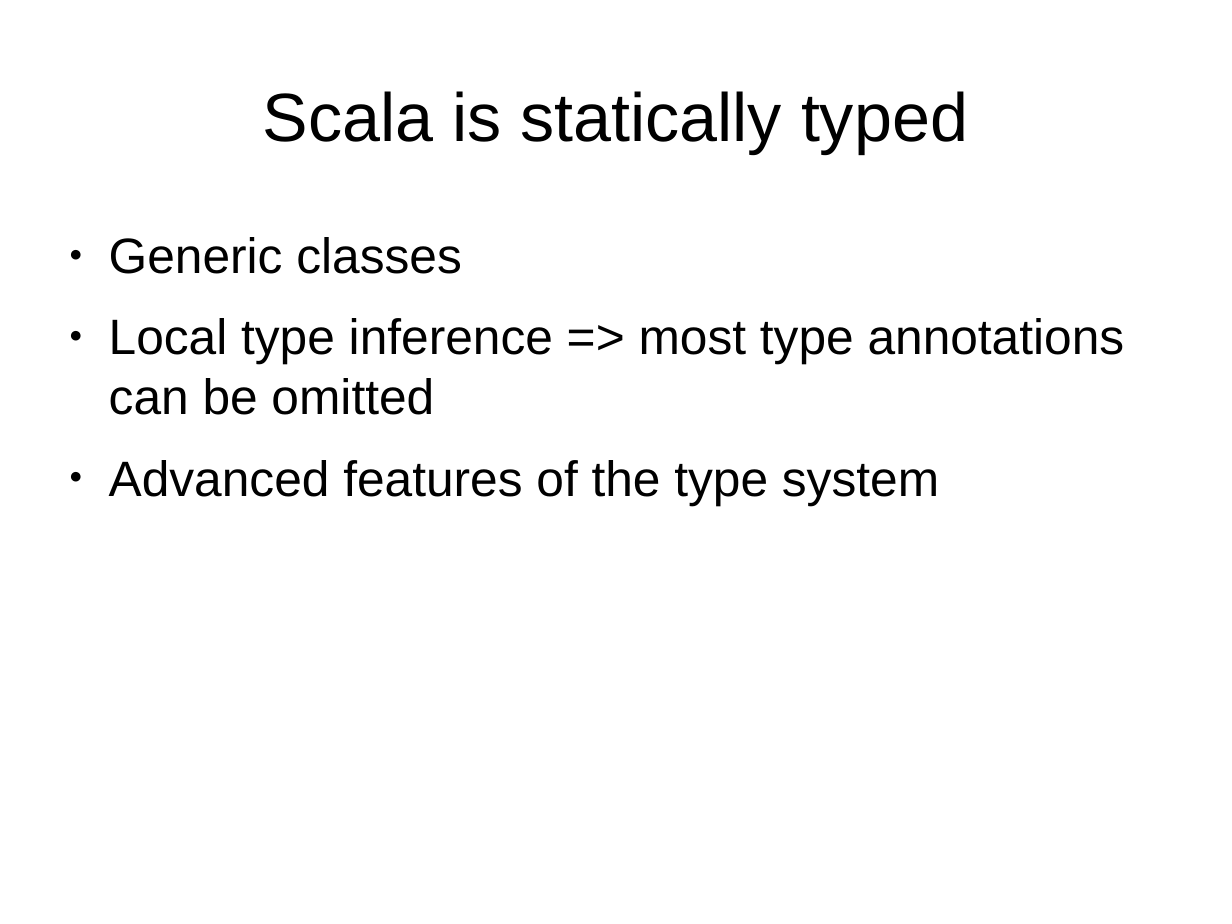
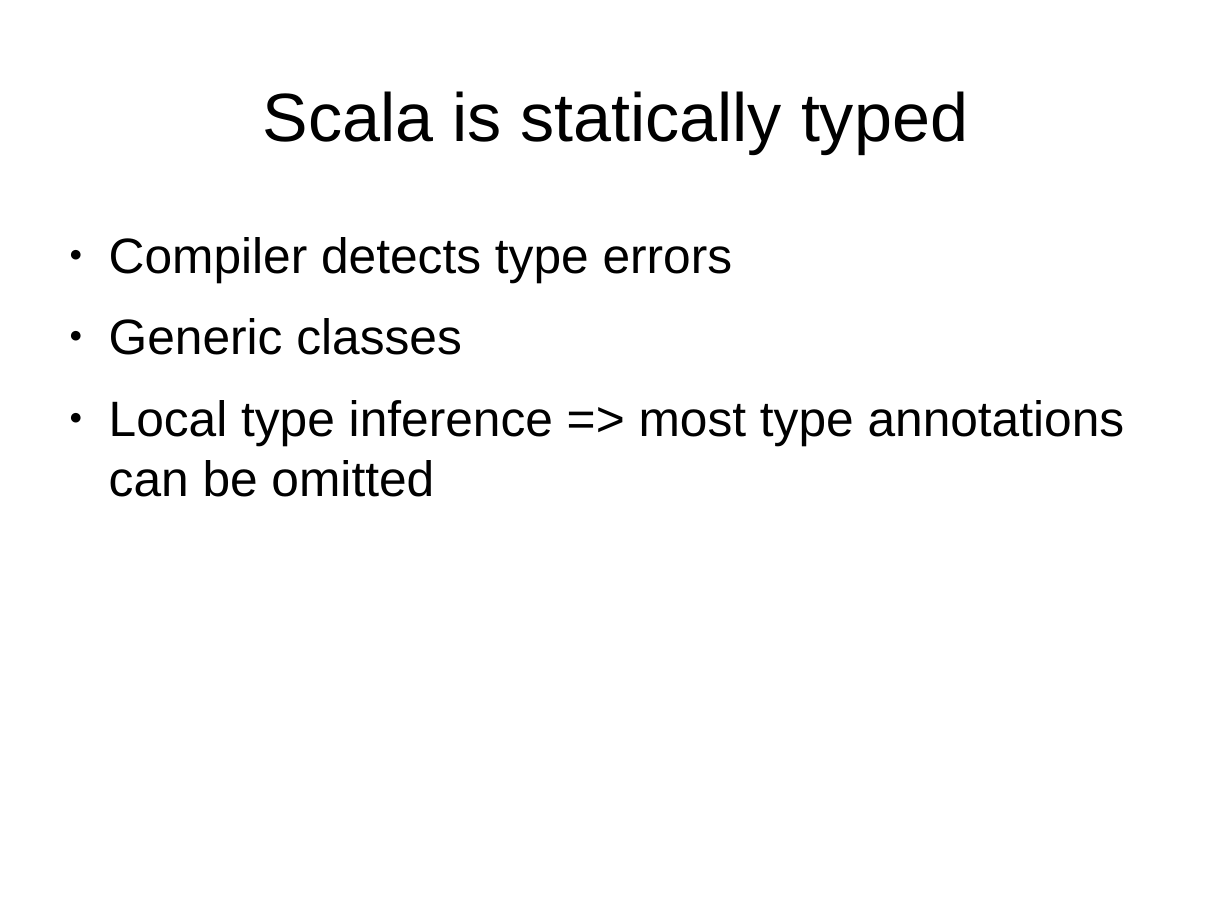
Before and after one commit to kaesler/ScalaTalk, a slide deck: slide 11 of my_slides/ScalaTalk.odp (slide 10 before the commit). Drawn at 1232x924 pixels with LibreOffice and Linux fonts; fonts in the diff are those of the drawing; background and template pictures are left out. Boxes give left, top, right and bottom in pixels: in the first picture for what was removed or moved away, otherwise in the second. Text is boxed around its words. In the diff, an @@ line names an element or a change of style, - is before the commit and + after.

```diff
--- a/my_slides/ScalaTalk.odp
+++ b/my_slides/ScalaTalk.odp
@@ text at box(109, 237, 733, 282): paragraph added @@
+● Compiler detects type errors
@@ text at box(109, 460, 939, 505): paragraph removed @@
-● Advanced features of the type system
```
Also in this commit, not shown: 3 other slides changed, 4 slides added, 35 other files.
